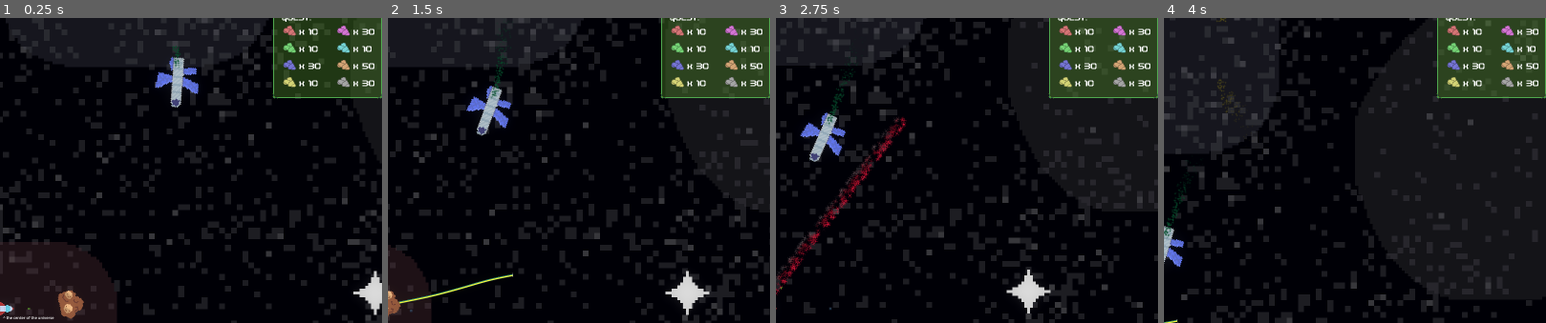
Above: before the commit, frames 1-4 (left to right).
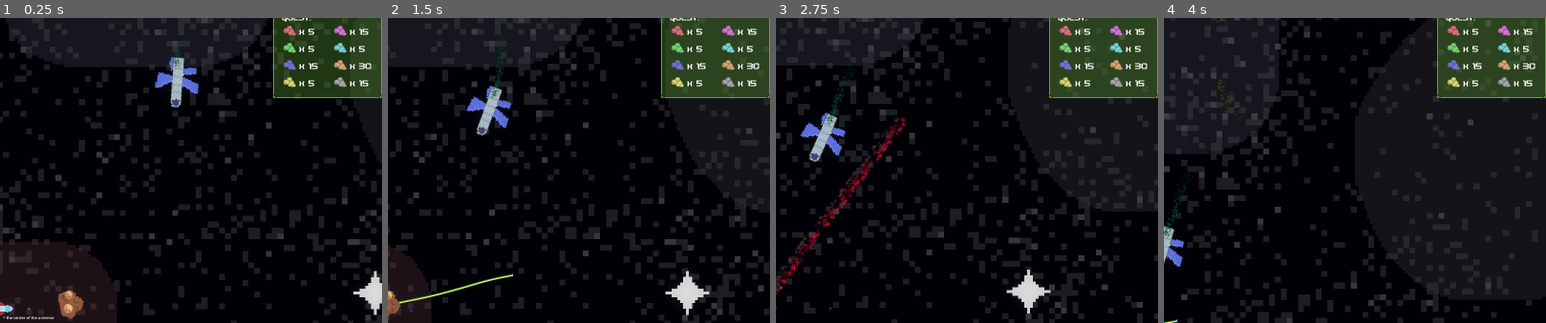
Above: after the commit, the same moments.

Repository: Bromeon/LudumDare54
Game: Godot game, scene res://Scenes/Main/Main.tscn
Same seed, same stepped clock (60 frames per second), same inputs: the game is played once before the commit and once after it. The engine's default icon, where the game draws it, is replaced by a stand-in: a white triangle on a blue panel in a dark square.
Inputs (mouse positions are % of the whole screen's width and height, from its top left):
- Up to frame 1 (0.25 s): no input
- Up to frame 2 (1.5 s): move the mouse to (72, 45) at 0.52 s; hold D (Right) 0.53-1.28 s; hold Right mouse button (ShootLaser) 0.53-1.28 s; click (72, 45) at 0.67 s; move the mouse to (30, 55) at 1.27 s; hold Ctrl (Brake) from 1.28 s (still down); tap Space (ShootTether) at 1.35 s
- Up to frame 3 (2.75 s): move the mouse to (60, 28) at 2.02 s; release Ctrl (Brake) at 2.03 s; hold D (Right) from 2.03 s (still down); hold Right mouse button (ShootLaser) from 2.03 s (still down)
- Up to frame 4 (4 s): move the mouse to (45, 70) at 2.77 s; release D (Right) at 2.78 s; release Right mouse button (ShootLaser) at 2.78 s; hold W (Up) 2.78-3.53 s; tap Space (ShootTether) at 2.85 s; click (45, 70) at 2.92 s; move the mouse to (80, 65) at 3.52 s; hold A (Left) from 3.53 s (still down); hold Right mouse button (ShootLaser) from 3.53 s (still down)
The pictures show only the part of the screen within x 49-99%, y 2-52%; the shares and areas given below are measured in that part.

The runs differ from the first frame. In frame 1, 0.8% of the frame differs, in the area x 80-98%, y 2-23%; in frame 2, 0.8%; in frame 3, 0.8%; in frame 4, 0.8%.

Commit message:
morning commit

Diff:
--- a/Autoloads/GameConstants.gd
+++ b/Autoloads/GameConstants.gd
@@ -23,14 +23,14 @@
 }
 
 var QUEST_REQUIREMENTS = {
-	"Samarium": 50,
-	"Lanthanum": 10,
-	"Yttrium": 10,
-	"Cerium": 30,
-	"Praseodymium": 10,
-	"Europium": 30,
-	"Terbium": 10,
-	"Gadolinium": 30,
+	"Samarium": 30,
+	"Lanthanum": 5,
+	"Yttrium": 5,
+	"Cerium": 15,
+	"Praseodymium": 5,
+	"Europium": 15,
+	"Terbium": 5,
+	"Gadolinium": 15,
 }
 
 var MINERAL_DESCRIPTIONS = {
@@ -55,7 +55,7 @@
 
 [right]- A Neodymium hater  [/right]",
 	"Europium":
-"At first I thought my assistant contaminated my samples, but it was a new element in its own right!
+"At first I thought my assistant contaminated my Sm samples, but it was a new element in its own right!
 
 [right]- Sm (and Eu!) discoverer [/right]",
 	"Terbium":
Not shown: 1 places in Scenes/Main/Main.tscn that only renumber resources
